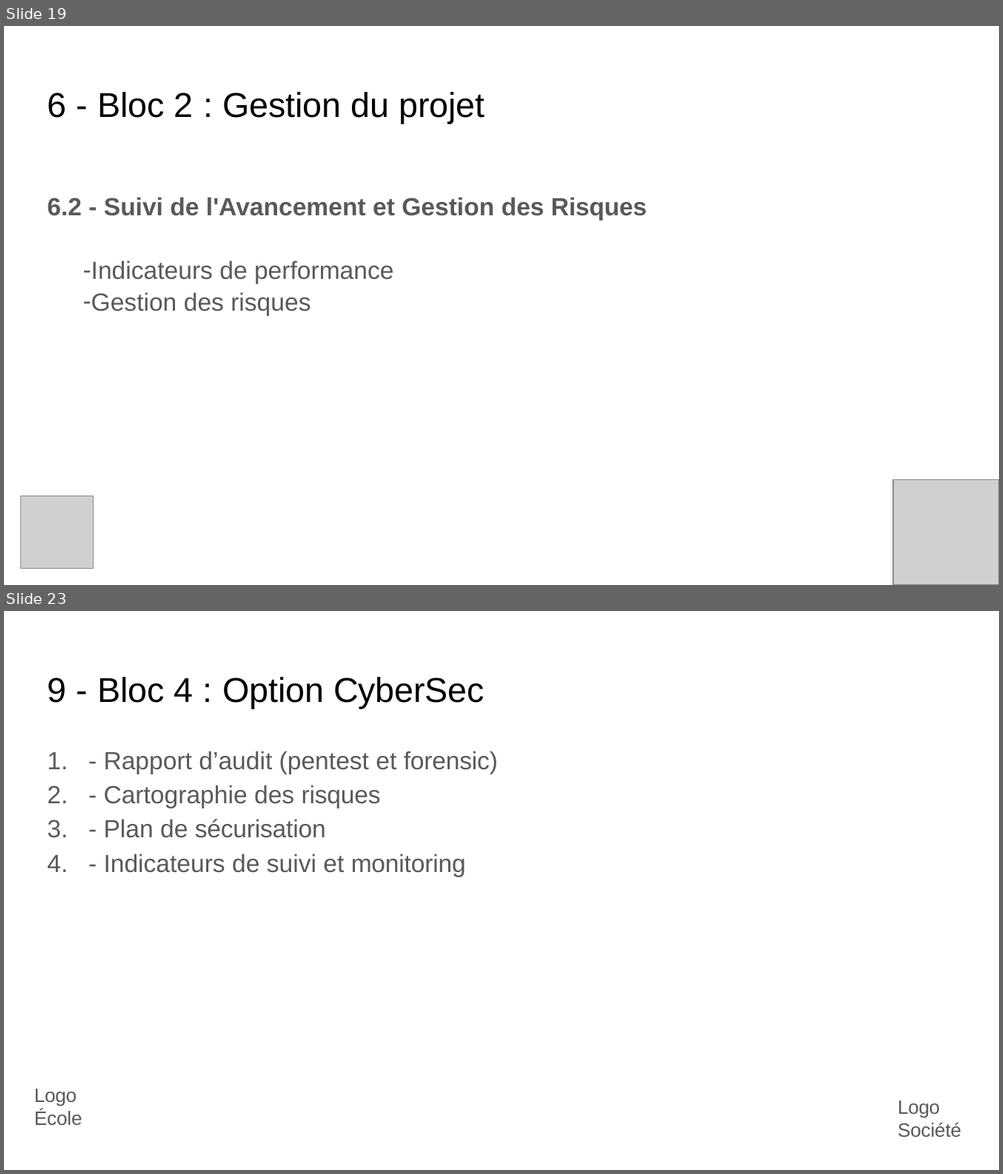
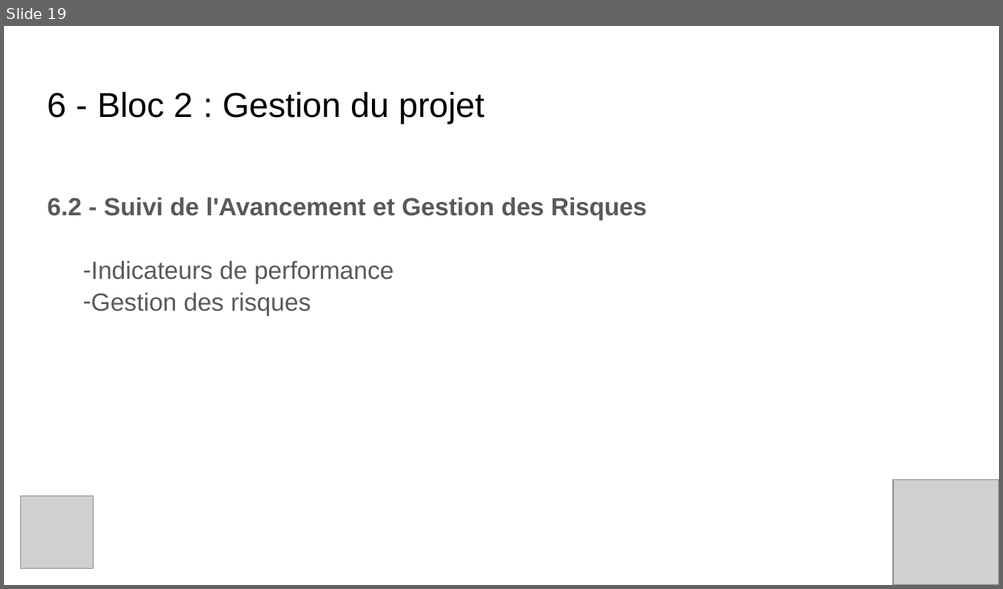
Before and after one commit to TheGeogeo/m2_ia_perso, a slide deck: A rendre/Georges_Coudrier_exam_slides.pptx. Shown one above the other, each under a label of ours: slides 19 and 23 before the commit, slide 19 after it; the slides between them are not shown. The pictures are 1003x1174 and 1003x589 pixels, drawn with LibreOffice and Linux fonts; fonts in the diff are those of the drawing; grey boxes stand for pictures. Boxes give left, top, right and bottom in pixels: in the first picture for what was removed or moved away, otherwise in the second. Text is boxed around its words. In the diff, an @@ line names an element or a change of style, - is before the commit and + after.

```diff
--- a/A rendre/Georges_Coudrier_exam_slides.pptx
+++ b/A rendre/Georges_Coudrier_exam_slides.pptx
@@ slide 23 removed at box(4, 611, 999, 1170), background #FFFFFF @@
@@ title removed at box(47, 677, 484, 709) @@
-9 - Bloc 4 : Option CyberSec
@@ text removed at box(104, 751, 498, 877) @@
-  1. - Rapport d’audit (pentest et forensic)
-  2. - Cartographie des risques
-  3. - Plan de sécurisation
-  4. - Indicateurs de suivi et monitoring
@@ text removed at box(34, 1089, 82, 1125) @@
-Logo École
@@ text removed at box(897, 1101, 961, 1137) @@
-Logo Société
```
Also in this commit, not shown: 8 slides changed.
